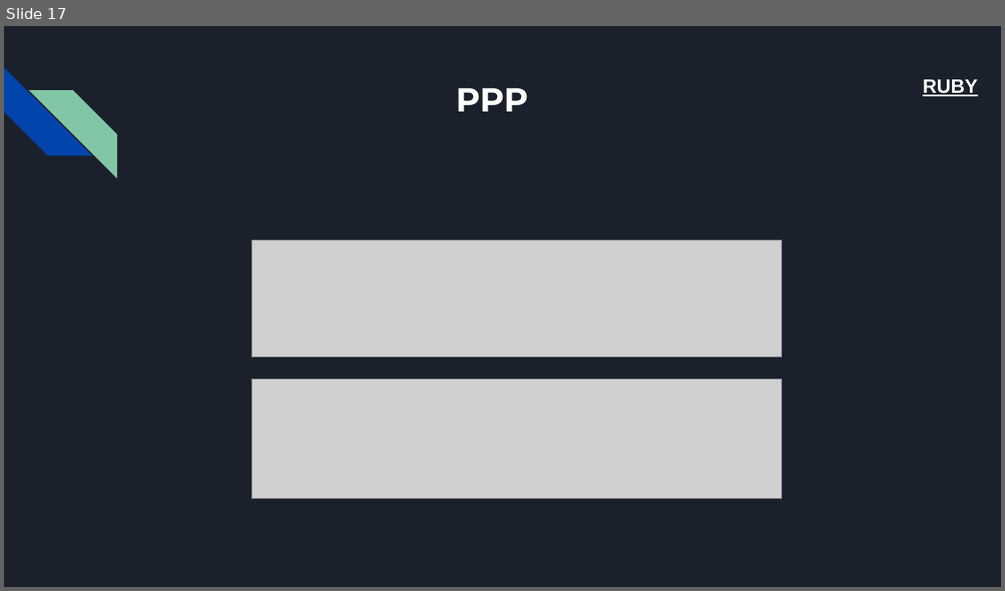
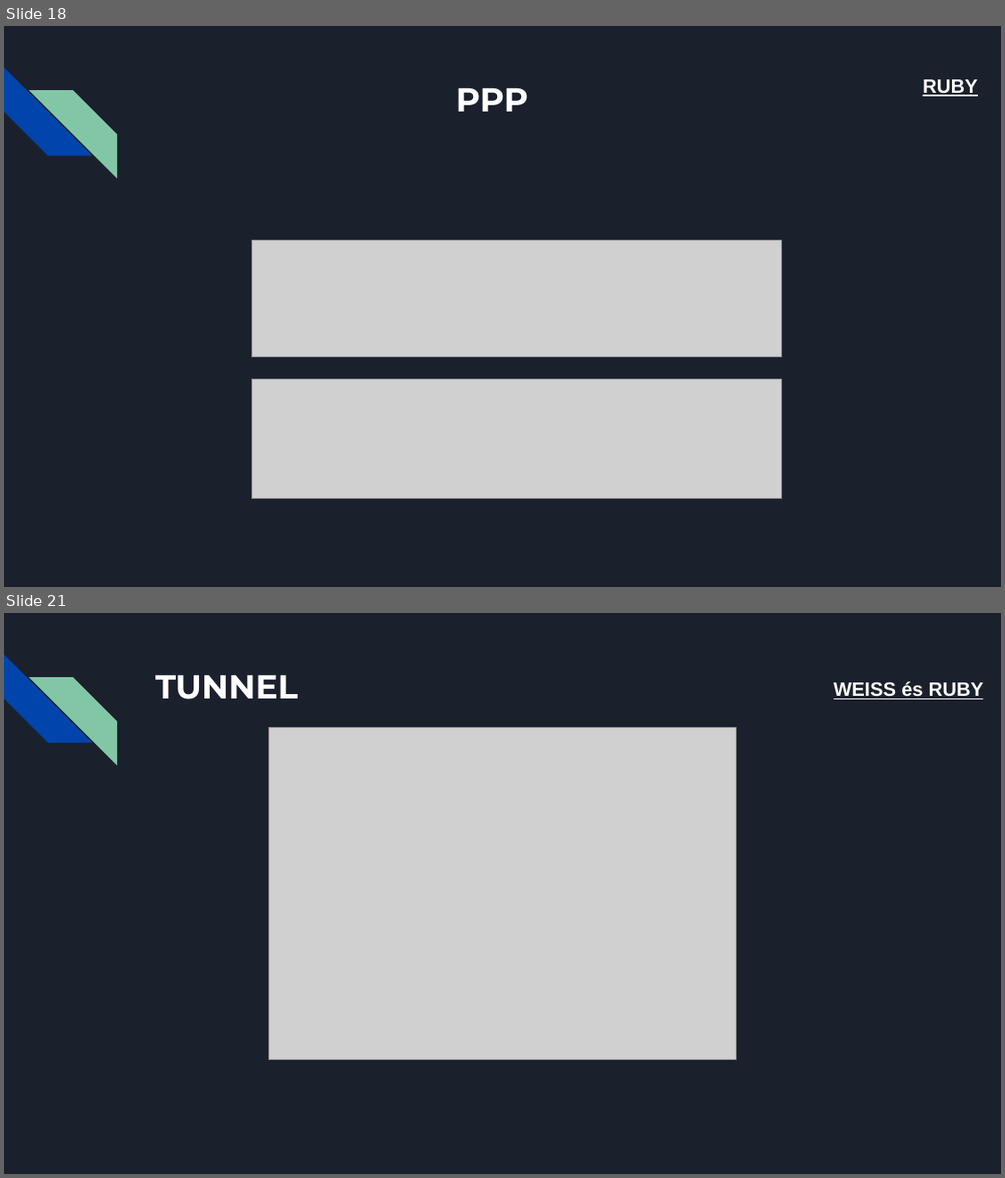
Before and after one commit to XRX265/DotNyetWork, a slide deck: Cím nélküli prezentáció (5).pptx. Shown one above the other, each under a label of ours: slide 17 before the commit, slides 18 and 21 after it; the slides between them are not shown. The pictures are 1005x591 and 1005x1178 pixels, drawn with LibreOffice and Linux fonts; fonts in the diff are those of the drawing; grey boxes stand for pictures. Boxes give left, top, right and bottom in pixels: in the first picture for what was removed or moved away, otherwise in the second. Text is boxed around its words. In the diff, an @@ line names an element or a change of style, - is before the commit and + after.

```diff
--- a/Cím nélküli prezentáció (5).pptx
+++ b/Cím nélküli prezentáció (5).pptx
@@ slide 21 added at (4,613,1001,1174), background #1B212C; not listed: 2 template elements that a slide beside it also shows @@
@@ title added at (155,675,298,699), 24 pt, text #FFFFFF, bold @@
+TUNNEL
@@ text added at (833,682,984,699), 14 pt, text #FFFFFF, bold, underline @@
+WEISS és RUBY
@@ picture added at (269,728,736,1060) @@
@@ what was slide 17 is now slide 18 @@
```
Also in this commit, not shown: 6 slides changed, 2 other slides added.
